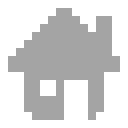
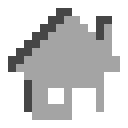
Layered file, before and after one edit (128x128). Changes by layer:
renamed "hover" to "click", painted on it over 8, 8, 112, 120
renamed "normal/click" to "normal", hid it, painted on it over 8, 8, 112, 120
